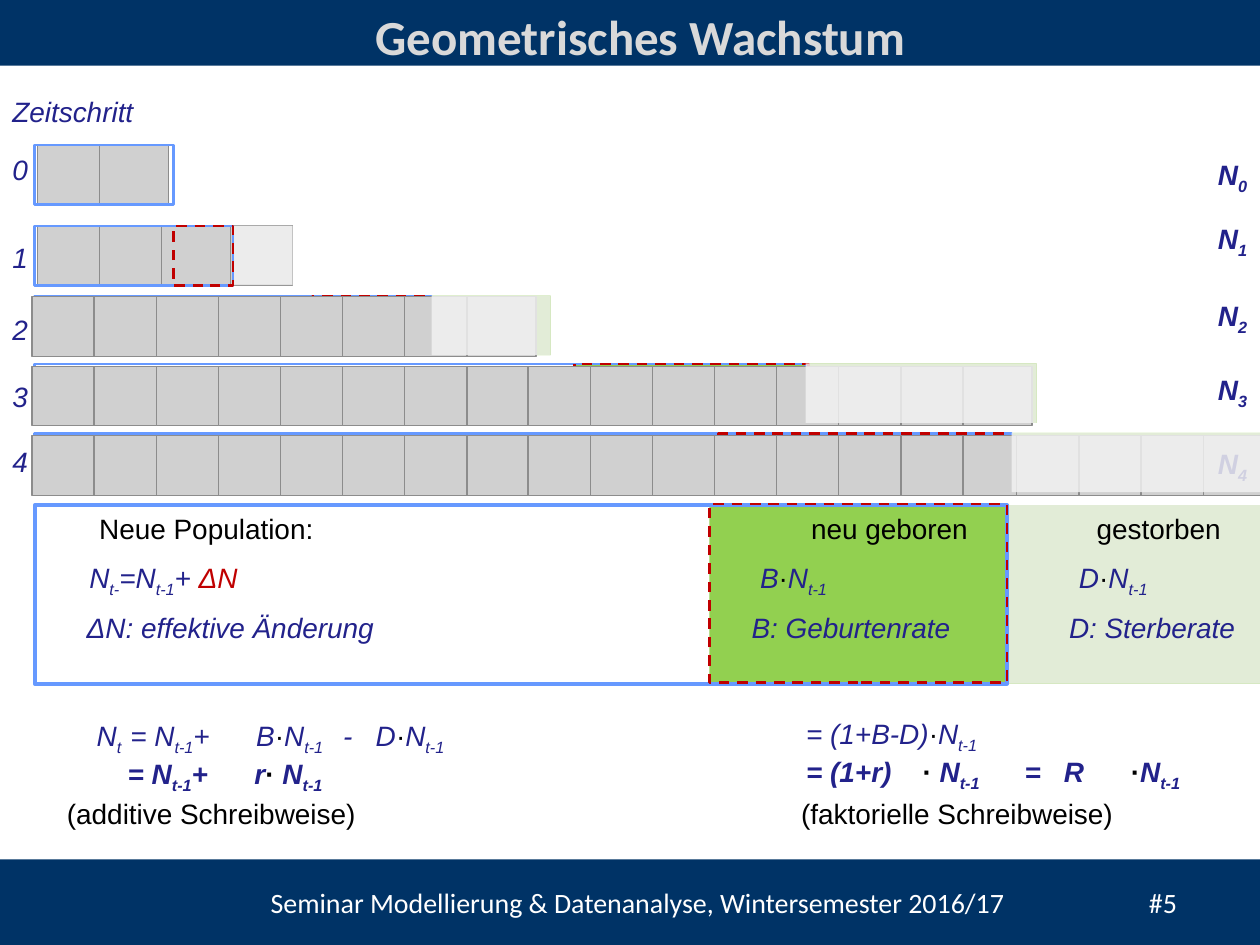
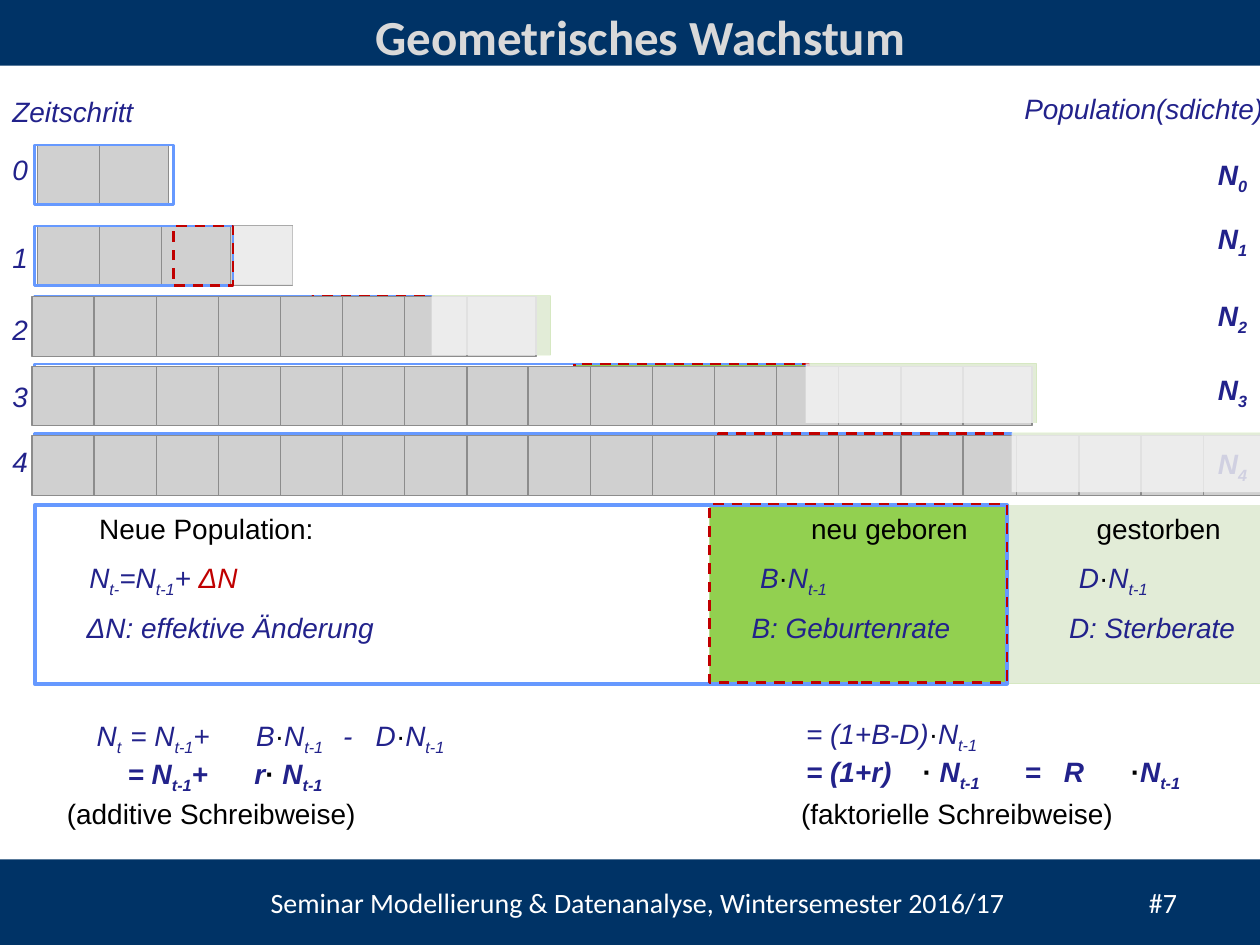
Before and after one commit to heistermann/Einf_Modellierung, a slide deck: slide 7 of Termin_2/Termin_5_Populationsmodelle.pptx (slide 5 before the commit). Drawn at 1260x945 pixels with LibreOffice and Linux fonts; fonts in the diff are those of the drawing; grey boxes stand for pictures; background and template pictures are left out. Boxes give left, top, right and bottom in pixels: in the first picture for what was removed or moved away, otherwise in the second. Text is boxed around its words. In the diff, an @@ line names an element or a change of style, - is before the commit and + after.

```diff
--- a/Termin_2/Termin_5_Populationsmodelle.pptx
+++ b/Termin_2/Termin_5_Populationsmodelle.pptx
@@ text added at bbox=[1024, 98, 1260, 124], 16 pt, text #22228B, italic @@
+Population(sdichte)
@@ text at bbox=[271, 893, 1177, 918]: text changed @@
-Seminar Modellierung & Datenanalyse, Wintersemester 2016/17 #5
+Seminar Modellierung & Datenanalyse, Wintersemester 2016/17 #7
```
Also in this commit, not shown: 6 other slides changed, 3 slides added, 1 slide removed, 2 other files.
